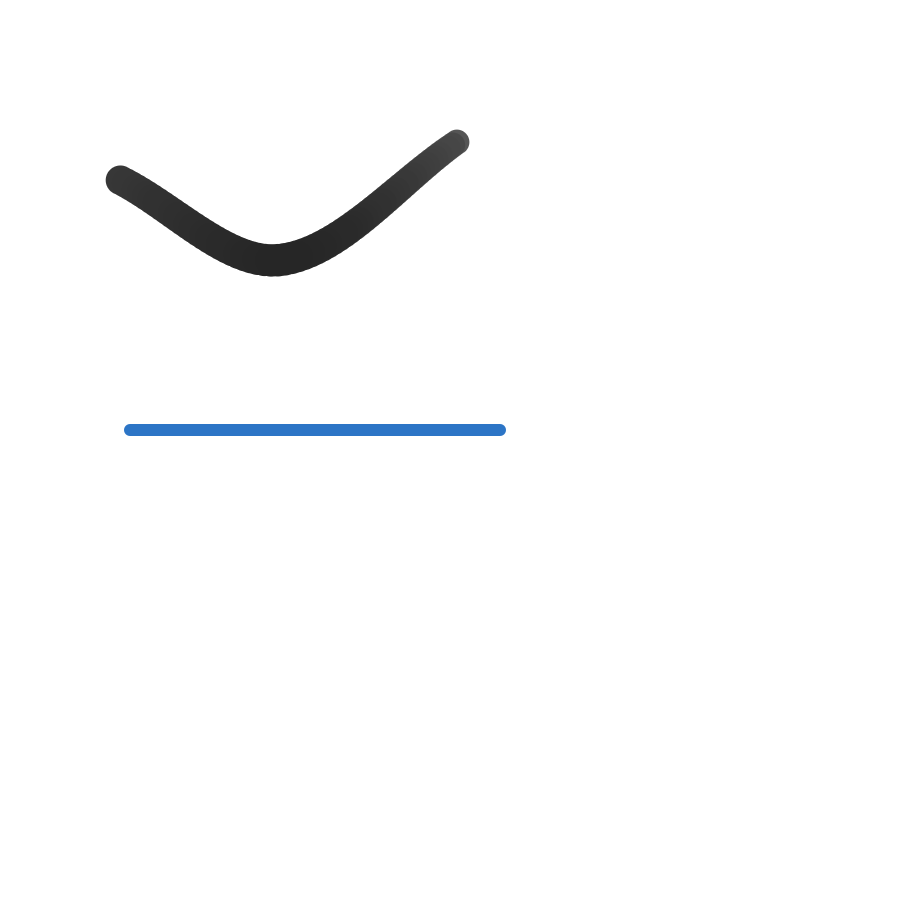
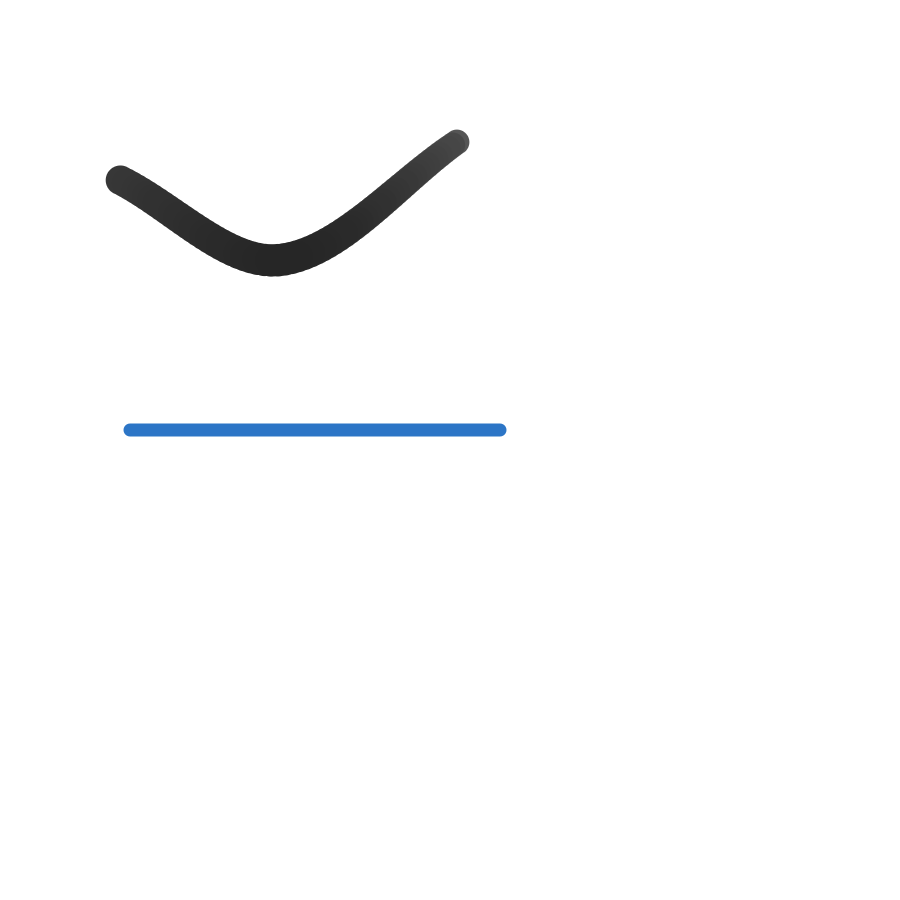
Before/after of a (900, 900) layered artwork. What changed in the layer stack:
pixels changed over <box>123,423,507,437</box> (layer not identified)
